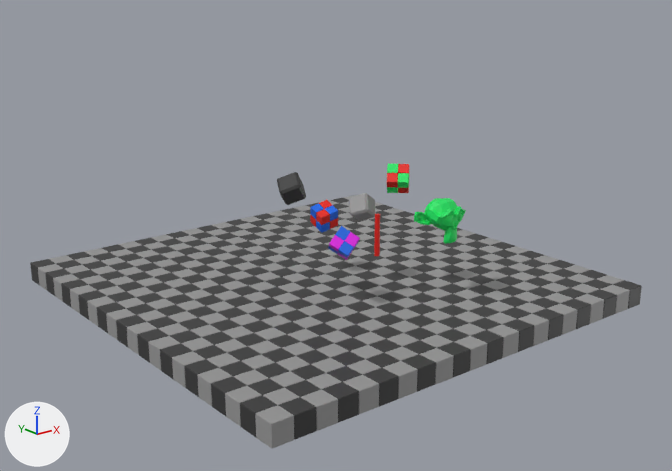
The glTF model models/scenes/ternion.glb: old version first, new version second.
Before and after are seen from a 50 mm camera at (-27.3, -35.1, 15.9) aimed at (-0.3, -1.3, 2.4). The axes (+X, +Y, +Z) are drawn at lower left. The lights are the same throughout. The picture after the commit comes second. Where no turn or scale is listed for an object, it has been applied to the vertices.
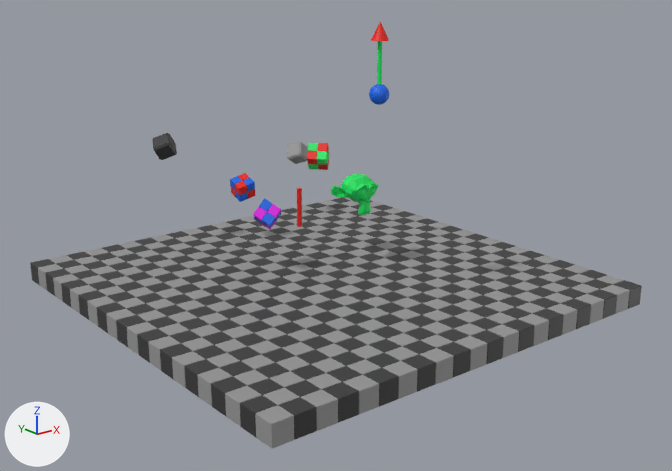
Commit message: add an arrow object to the ternion model

What differs and where, as boxes [x1, y1, x2, y2] in the pictures (672 x 471 px):
'Suzanne.001', moved: before [414, 198, 466, 243]; after [331, 174, 378, 215]
'cube_red_blue', moved: before [310, 200, 338, 233]; after [230, 173, 255, 202]
'box2', moved: before [387, 164, 409, 193]; after [307, 143, 330, 170]
'Cube.002', moved: before [277, 172, 306, 205]; after [152, 133, 177, 160]
'box1', moved: before [328, 226, 360, 260]; after [253, 199, 281, 230]
'Cube.001', moved: before [349, 193, 376, 221]; after [287, 141, 308, 164]
'Cylinder.001', moved: before [374, 213, 380, 256]; after [297, 188, 302, 227]
'Sphere.001', added: after [369, 84, 389, 105]
'Cylinder.002', added: after [377, 41, 382, 85]
'Cone', added: after [371, 22, 389, 41]

The change in detail:
Mesh me_sphere_001 is new.
It is a UV sphere (32 segments, 16 rings, poles along z) spanning x -0.453..0.453, y -0.453..0.453, z -0.453..0.453.
It uses material mat_blue (blue #0a66e7).
Mesh me_cylinder_002 is new.
It has 64 vertices, 124 faces and spans x -0.1..0.1, y -0.1..0.1, z -1.0..1.0.
It uses material mat_green (green #18e765).
Mesh me_cone is new.
It is a 32-sided cone pointing to +z spanning x -0.407..0.407, y -0.407..0.407, z -0.964..-0.149.
It uses material mat_red (red #e71b08).
Object 'cube_red_blue' (ob_cube_red_blue) moves from (0.0, 0.0, 3.0) to (0.0, 7.35, 3.0).
Object 'box1' (ob_box1) moves from (-2.0, -4.0, 3.0) to (-2.0, 2.07, 3.0).
Object 'box2' (ob_box2) moves from (1.24, -4.0, 5.51) to (1.24, 2.07, 5.51).
Object 'Cylinder.001' (ob_cylinder_001) moves from (0.0, -4.0, 3.0) to (0.0, 2.07, 3.0).
Object 'Suzanne.001' (ob_suzanne_001) moves from (2.21, -6.04, 3.8) to (2.21, 0.03, 3.8).
Object 'Cube.001' (ob_cube_001) moves from (0.6, -2.21, 3.85) to (5.42, 9.56, 3.85).
Object 'Cube.002' (ob_cube_002) moves from (-3.57, -2.21, 5.44) to (-3.57, 9.45, 5.44).
Object 'Sphere.001' (ob_sphere_001) is new; it shows me_sphere_001.
Its location is (0.0, -4.0, 9.54).
Object 'Cylinder.002' (ob_cylinder_002) is new; it shows me_cylinder_002.
Its location is (0.0, -4.0, 10.94).
Object 'Cone' (ob_cone) is new; it shows me_cone.
Its location is (0.0, -4.0, 12.85).
